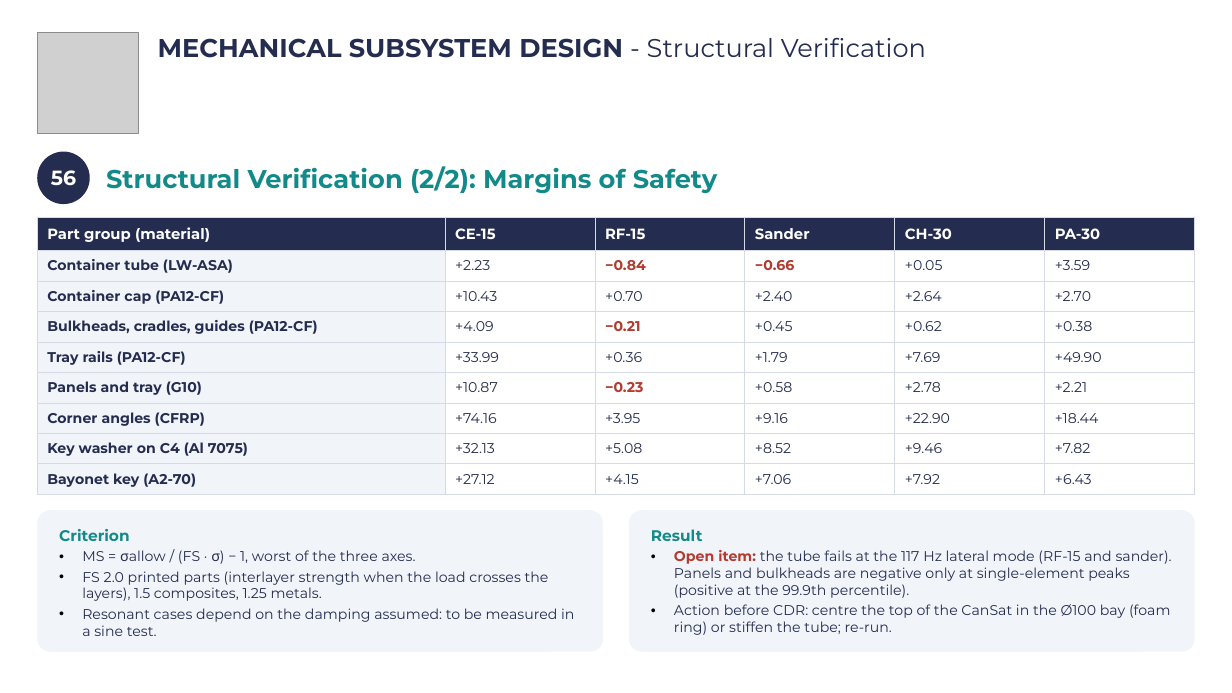
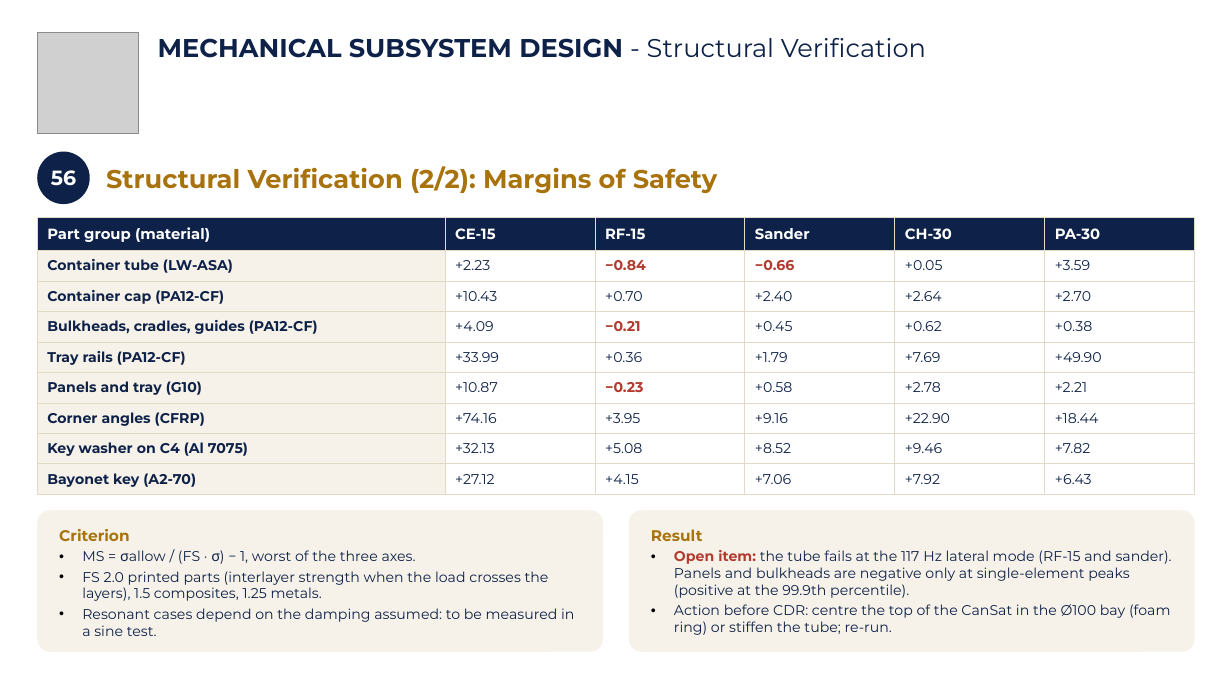
Before and after one commit to Caetano18/proyecto, a slide deck: slide 59 of cansat_pdr/laminas_plantilla/CanSat_PDR_Hermes_mecanica.pptx. Drawn at 1232x693 pixels with LibreOffice and Linux fonts; fonts in the diff are those of the drawing; grey boxes stand for pictures; background and template pictures are left out. Boxes give left, top, right and bottom in pixels: in the first picture for what was removed or moved away, otherwise in the second. Text is boxed around its words. In the diff, an @@ line names an element or a change of style, - is before the commit and + after.

```diff
--- a/cansat_pdr/laminas_plantilla/CanSat_PDR_Hermes_mecanica.pptx
+++ b/cansat_pdr/laminas_plantilla/CanSat_PDR_Hermes_mecanica.pptx
@@ text "MECHANICAL SUBSYSTEM DESIGN - Structural ..." at [158, 38, 926, 58]: text colour #242C4F to #0E2148 @@
@@ ellipse "56" at [37, 152, 90, 204]: fill #242C4F to #0E2148 @@
@@ text "Structural Verification (2/2): Margins of ..." at [106, 166, 718, 194]: text colour #138A8A to #A8730C @@
@@ table at [37, 217, 1193, 494] @@
@@ fill #242C4F to #0E2148 in row 1 @@
@@ fill #F1F4F9 to #F6F2E9 in 8 cells @@
@@ text colour #242C4F to #0E2148 in "Container tube (LW-ASA)", "+2.23", "+0.05", "+3.59" and 40 more places @@
@@ borders changed @@
@@ rounded rectangle "Criterion" at [37, 510, 603, 652]: text colour #138A8A to #A8730C in "Criterion"; text colour #242C4F to #0E2148; fill #F1F4F9 to #F6F2E9 @@
@@ rounded rectangle "Result" at [629, 510, 1195, 652]: text colour #138A8A to #A8730C in "Result"; text colour #242C4F to #0E2148; fill #F1F4F9 to #F6F2E9 @@
```
Also in this commit, not shown: 104 other slides changed, 10 other files.
